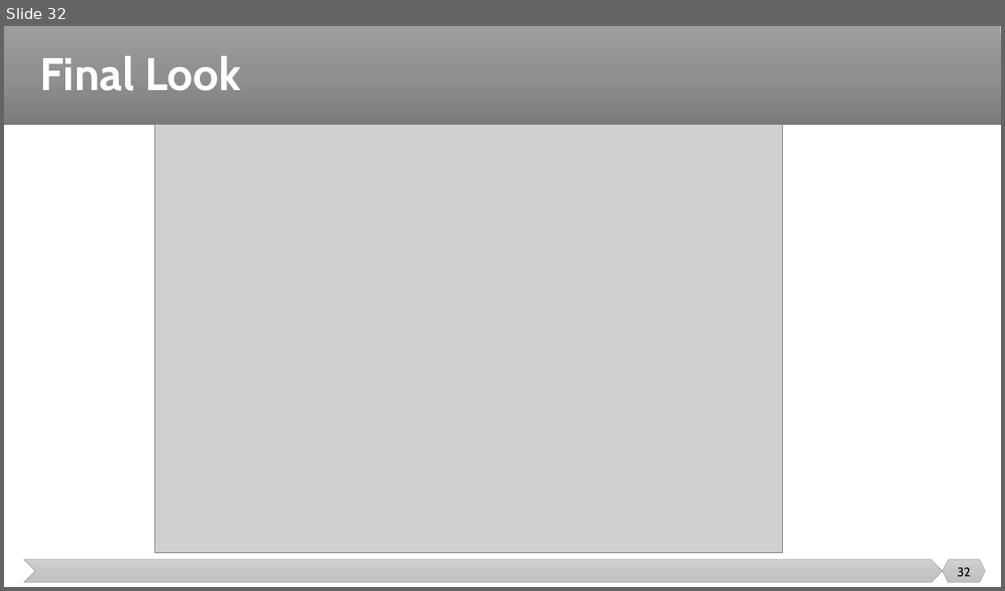
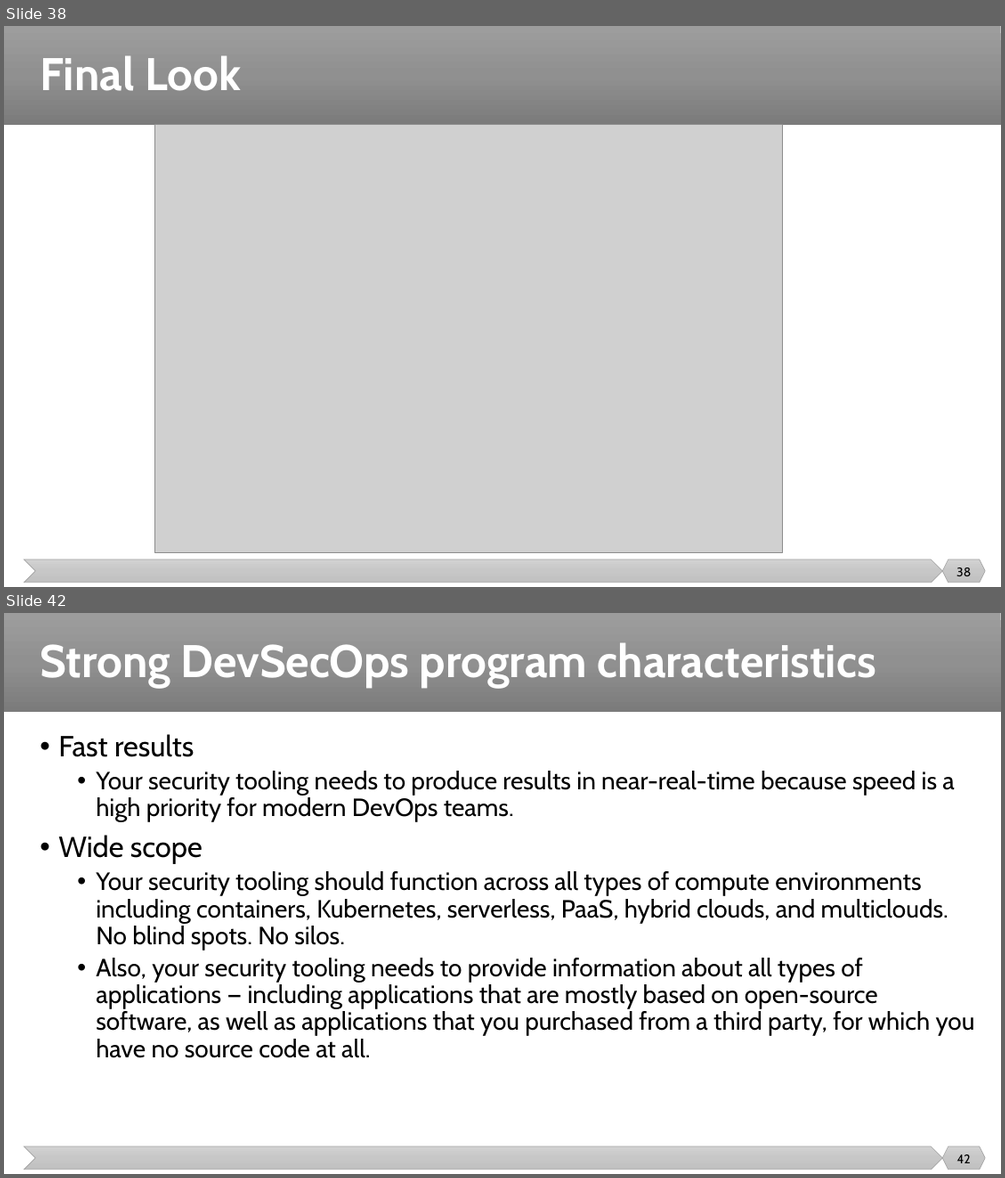
Before and after one commit to malenezi/malenezi, a slide deck: SE489/Lectures/9-DevSecOps/DevSecOps.pptx. Shown one above the other, each under a label of ours: slide 32 before the commit, slides 38 and 42 after it; the slides between them are not shown. The pictures are 1005x591 and 1005x1178 pixels, drawn with LibreOffice and Linux fonts; fonts in the diff are those of the drawing; grey boxes stand for pictures. Boxes give left, top, right and bottom in pixels: in the first picture for what was removed or moved away, otherwise in the second. Text is boxed around its words. In the diff, an @@ line names an element or a change of style, - is before the commit and + after.

```diff
--- a/SE489/Lectures/9-DevSecOps/DevSecOps.pptx
+++ b/SE489/Lectures/9-DevSecOps/DevSecOps.pptx
@@ slide 42 added at (x1=4, y1=613, x2=1001, y2=1174), background #FFFFFF; not listed: 3 template elements that a slide beside it also shows @@
@@ title added at (x1=40, y1=642, x2=876, y2=687), 44 pt, text #FFFFFF, bold @@
+Strong DevSecOps program characteristics
@@ text added at (x1=58, y1=734, x2=975, y2=1058), 24 pt, text #000000 @@
+• Fast results
+  • Your security tooling needs to produce results in near-real-time because speed is a high priority for modern DevOps teams.
+• Wide scope
+  • Your security tooling should function across all types of compute environments including containers, Kubernetes, serverless, PaaS, hybrid clouds, and multiclouds. No blind spots. No silos.
+  • Also, your security tooling needs to provide information about all types of applications — including applications that are mostly based on open-source software, as well as applications that you purchased from a third party, for which you have no source code at all.
@@ page number added at (x1=957, y1=1154, x2=971, y2=1163), 12 pt, text #000000 @@
+42
@@ what was slide 32 is now slide 38 @@
@@ page number at (x1=956, y1=567, x2=971, y2=576): text changed @@
-32
+38
```
Also in this commit, not shown: 1 slide changed, 11 other slides added, 1 other file.
